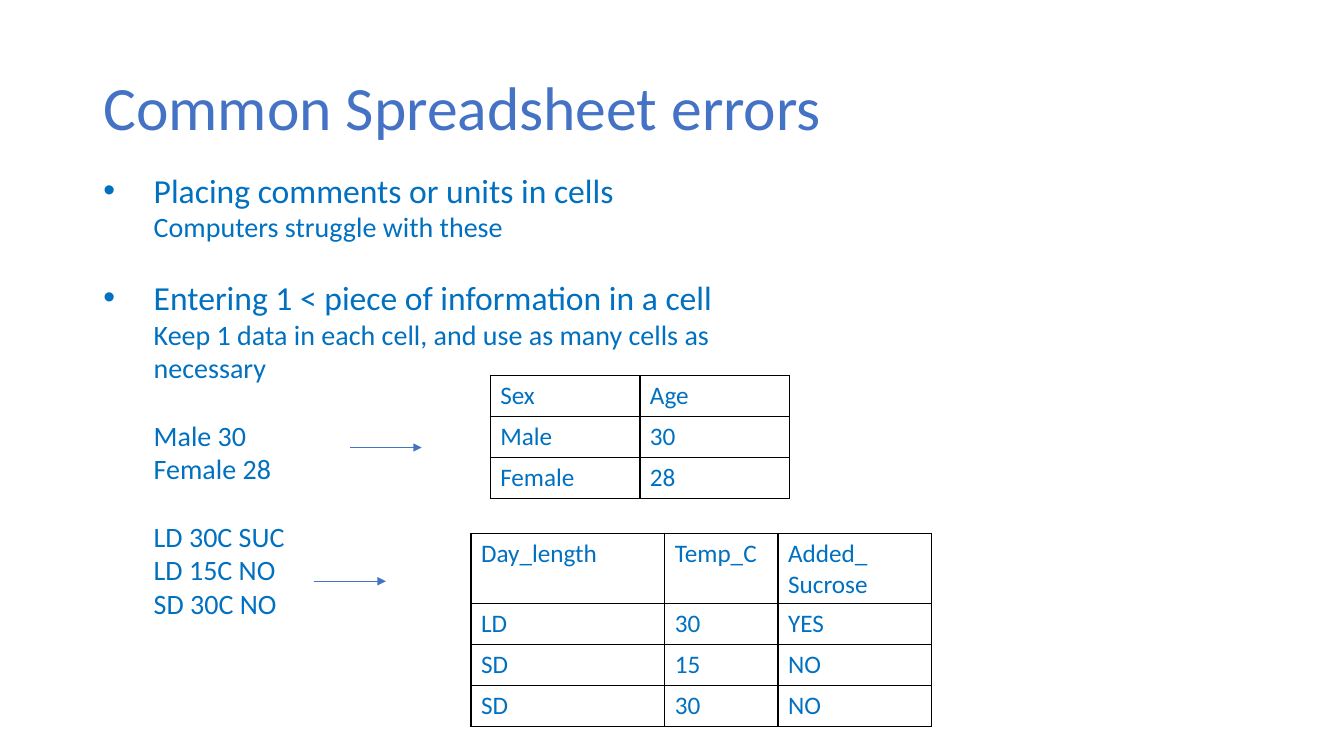
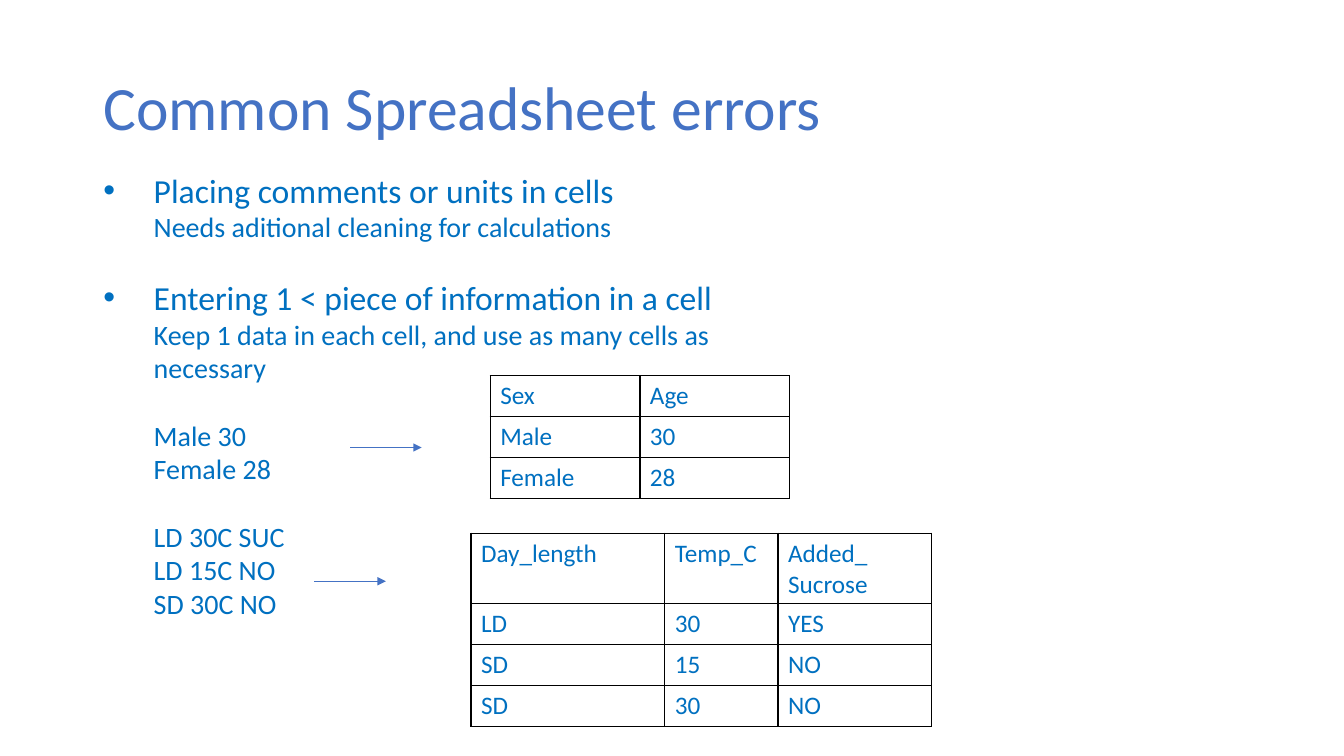
Before and after one commit to tzielins/private-fair-for-busy-biologists, a slide deck: slide 13 of instructors/03_Data-in-excel_v3.3.pptx (slide 14 before the commit). Drawn at 1344x756 pixels with LibreOffice and Linux fonts; fonts in the diff are those of the drawing; background and template pictures are left out. Boxes give left, top, right and bottom in pixels: in the first picture for what was removed or moved away, otherwise in the second. Text is boxed around its words. In the diff, an @@ line names an element or a change of style, - is before the commit and + after.

```diff
--- a/instructors/03_Data-in-excel_v3.3.pptx
+++ b/instructors/03_Data-in-excel_v3.3.pptx
@@ text at (x1=154, y1=217, x2=611, y2=242): text changed @@
-  Computers struggle with these
+  Needs aditional cleaning for calculations
```
Also in this commit, not shown: 16 other slides changed, 3 slides removed, 1 other file.
